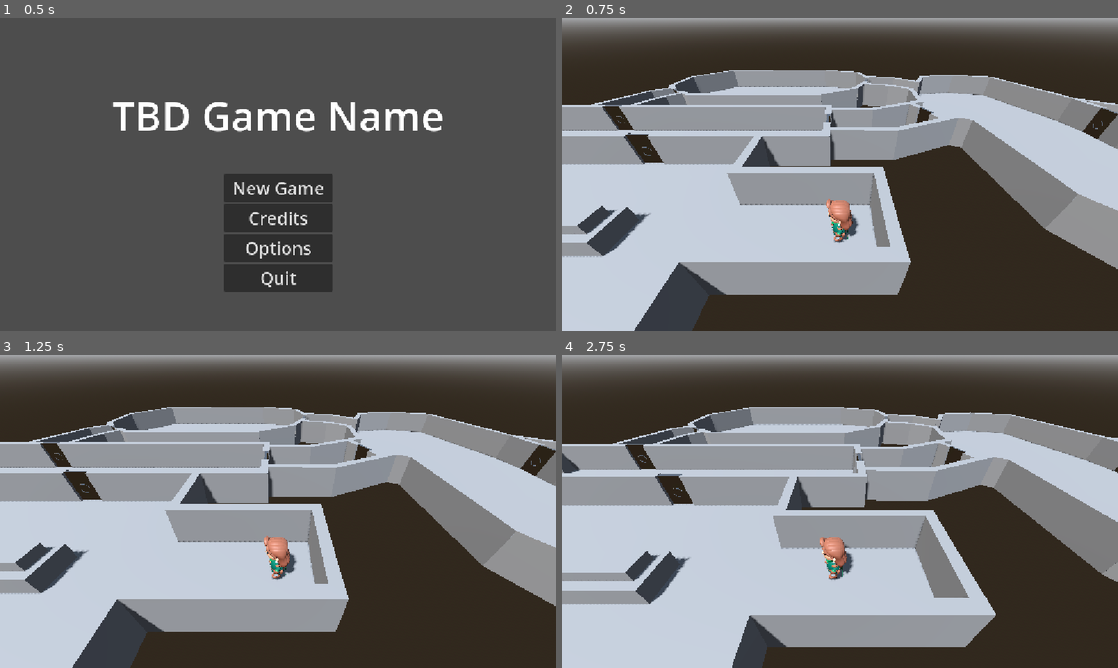
Above: before the commit, frames 1-4 (two rows, left to right).
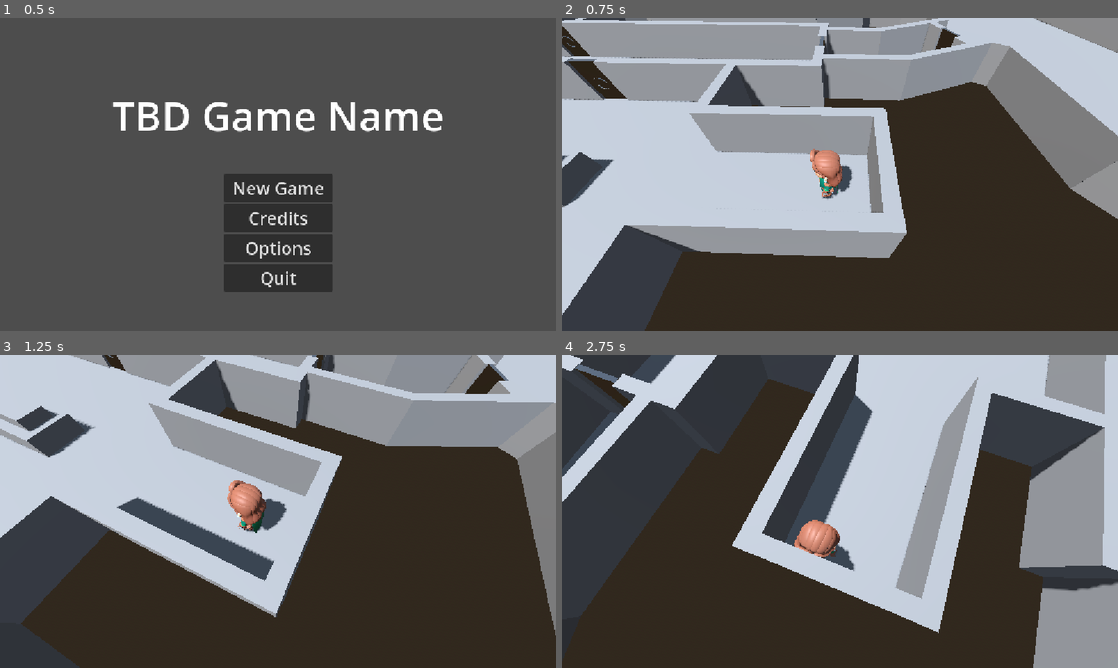
Above: after the commit, the same moments.

Repository: Game-Jam-Studio/Brackeys-Jam-2026.2
Game: Godot game, scene res://Levels/main_menu.tscn
Two runs of this game, one before a commit and one after it. Both use one fixed random seed, a clock stepped at 60 frames per second and the inputs below.
Inputs (mouse positions are in pixels of both pictures, inside the frame that each line leads up to):
- Up to frame 1 (0.5 s): no input
- Up to frame 2 (0.75 s): click "New Game" at 0.5 s
- Up to frame 3 (1.25 s): no input
- Up to frame 4 (2.75 s): tap Enter at 1.25 s; move the mouse to (962, 495) at 1.27 s; hold E (interact) 1.28-2 s; click (962, 495) at 1.42 s; drag from (728, 527) to (812, 574) at 2.02 s

Frame 1 is identical in both runs. In frame 2, 61% of the frame differs, in the area x 0-100%, y 0-100%; in frame 3, 66%; in frame 4, 80%.

Commit message:
camera follow and other camera tweaks

Diff:
--- a/brackeys-jam-2026.2/Levels/submarine_dev_version.tscn
+++ b/brackeys-jam-2026.2/Levels/submarine_dev_version.tscn
@@ -43,10 +43,11 @@
 
 [node name="Camera3D" type="Camera3D" parent="." unique_id=299245792 node_paths=PackedStringArray("player_character")]
 unique_name_in_owner = true
-transform = Transform3D(-1, -5.325062e-08, 6.933335e-08, 0, 0.7930811, 0.6091161, -8.742278e-08, 0.6091161, -0.7930811, -2.7182426, 8.51763, -4.329035)
+transform = Transform3D(-1, -5.325061e-08, 6.933335e-08, 2.0474689e-08, 0.6283669, 0.7779172, -8.4991335e-08, 0.7779172, -0.6283669, -2.7182426, 7.4445477, -3.4378548)
 cull_mask = 1048573
 script = ExtResource("3_ss16e")
 player_character = NodePath("../Player")
+follow_speed = 1.5
 
 [node name="NavigationRegion3D" type="NavigationRegion3D" parent="." unique_id=1597373376]
 transform = Transform3D(1, 0, 0, 0, 1, 0, 0, 0, 1, -1.0047736, -0.01240921, 1.414844)
--- a/brackeys-jam-2026.2/Scripts/Common/camera_3d.gd
+++ b/brackeys-jam-2026.2/Scripts/Common/camera_3d.gd
@@ -3,10 +3,16 @@
 @export var player_character: CharacterBody3D
 @export var follow_speed: float = 8.0
 
+@export var rotation_speed: float = 4
+@export var max_camera_lerp_distance: float = 15
+@export var max_camera_speed: float = 5
+
 var fixed_height: float
 var horizontal_offset: Vector2
 var return_transform: Transform3D
 var active_tween: Tween
+
+var vector_to_camera: Vector3
 
 func _ready() -> void:
 	make_current()
@@ -21,20 +27,32 @@
 			global_position.z - player_character.global_position.z
 		)
 
+		vector_to_camera = global_position - player_character.global_position
+
 
 func _physics_process(delta: float) -> void:
 	if not player_character:
 		return
 
-	# Calculate the target position using player X/Z + offset, while keeping fixed world Y
-	var target_position := Vector3(
-		player_character.global_position.x + horizontal_offset.x,
-		fixed_height,
-		player_character.global_position.z + horizontal_offset.y
-	)
+	# camera rotation smoothing
+	var target_direction = global_transform.looking_at(player_character.global_position, Vector3.UP)
+
+	var current_quaternion = global_transform.basis.get_rotation_quaternion()
+	var target_quaternion = target_direction.basis.get_rotation_quaternion()
+
+	var smooth_quaternion = current_quaternion.slerp(target_quaternion, rotation_speed * delta)
+
+	global_transform.basis = Basis(smooth_quaternion)
+
+	# camera position smoothing
+	var target_position = player_character.global_position + player_character.global_transform.basis * vector_to_camera
+
+	var invertedWeight = 1 - clamp((target_position-global_position).length()/max_camera_lerp_distance, 0, 1)
 
 	# Interpolate toward the target position for smooth tracking.
-	global_position = global_position.lerp(target_position, follow_speed * delta)
+	var distance_to_move = global_position.lerp(target_position, invertedWeight * follow_speed * delta) - global_position
+	distance_to_move = distance_to_move.normalized() * clamp(distance_to_move.length(), 0, max_camera_speed)
+	global_position += distance_to_move
 
 
 func transition_to_station(duration: float = 0.6) -> Tween:
